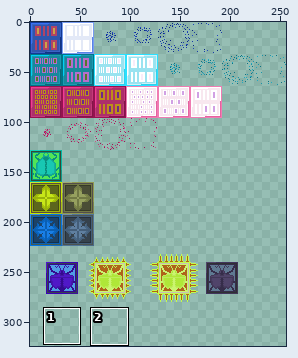
Edited in one commit: sprite sheet (Sprites/Enemies/barriers_sheet.png). Above, an overview of the earlier version with the close-up marked.
Close-up. Before the commit:
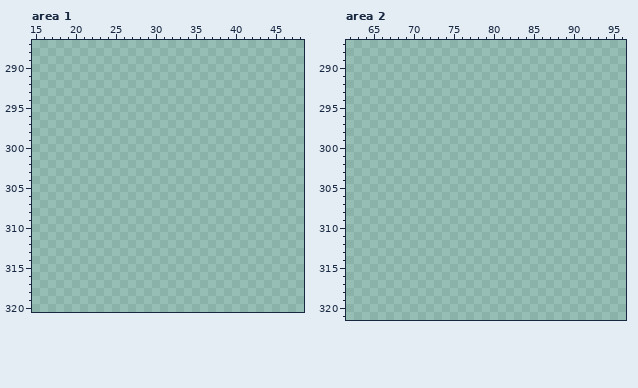
The file is 256x428 pixels. Colours within 5 levels of each other are drawn and written as one. Shown: area 1: x 15..48, y 287..320; area 2: x 62..96, y 287..321. The wide view leaves out empty margins. The commit also changed other parts of the picture, which this record leaves out.
After the commit:
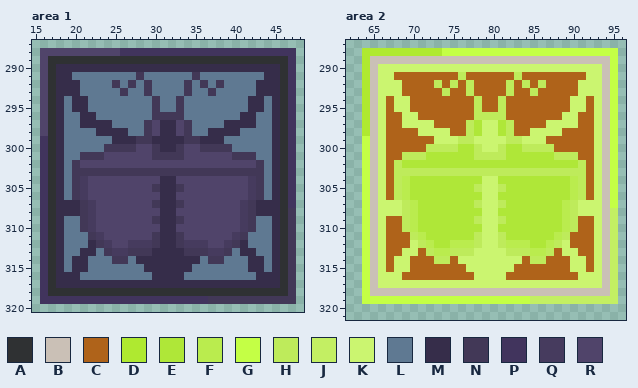
Palette (. is transparent): A #2f3133  B #cac0b6  C #af631a  D #afe930  E #afe738  F #baec4e  G #c4ff45  H #beeb5b  J #c3ef63  K #cbf570  L #5f7992  M #362d4a  N #423857  P #41345d  Q #463b5e  R #50446a
Changes in this commit:
Changed rows in their new state; - is an unchanged pixel.
Area 1:
first column x 16:
288 RRRRRRRRRRPPPPPPPPPPPPPPPPPPPPPP
289 RAAAAAAAAAAAAAAAAAAAAAAAAAAAAAAP
290 RAMMMMMMMMMMMMMMMMMMMMMMMMMMMMAP
291 RAMMLLLLLLLLNLLLLLLNLLLLLLLLMMAP
292 RAMMMLLLLNLNLNLLLLNLNLNLLLLMMMAP
293 RAMMMLLLLLNLLNLLLLNLLNLLLLLMMMAP
294 RAMLMMLLLLLLLLNLLNLLLLLLLLMMLMAP
295 RAMLMMLLLLLLLLNLLNLLLLLLLLMMLMAP
296 RAMLLMMLLLLLLLNNNNLLLLLLLMMLLMAP
297 RAMLLMMMMLLLLNRMMRNLLLLMMMMLLMAP
298 RAMLLLLMMMMLLNRMMRNLLMMMMLLLLMAP
299 PAMLLLLLLMMMNNMMMMNNMMMLLLLLLMAP
300 PAMLLLLLNNNNRRNMMNRRNNNNLLLLLMAP
301 PAMLLNNNRRRRRRNNNNRRRRRRNNNLLMAP
302 PAMLNRRRRRRRRRRRRRRRRRRRRRRNLMAP
303 PAMLNNNNNNNNNNNNNNNNNNNNNNNNLMAP
304 PAMLNQRRRRRRRRRMMRRRRRRRRRQNLMAP
305 PAMLNQRRRRRRRRNMMNRRRRRRRRQNLMAP
306 PAMLNQRRRRRRRRRMMRRRRRRRRRQNLMAP
307 PAMMMNQRRRRRRRNMMNRRRRRRRQNMMMAP
308 PAMMMNQRRRRRRRRMMRRRRRRRRQNMMMAN
309 PAMLLNQRRRRRRRNMMNRRRRRRRQNLLMAN
310 PAMLLNQRRRRRRRRMMRRRRRRRRQNLLMAN
311 PAMLLLNQRRRRRRNMMNRRRRRRQNLLLMAN
312 PAMLLLMNQRRQQQNMMNQQQRRQNMLLLMAN
313 PAMLLMMLNQQNNNMMMMNNNQQNLMMLLMAN
314 PAMLMMLLLNNLMMMMMMMMLNNLLLMMLMAN
315 PAMLMMLLLLLLLMMMMMMLLLLLLLMMLMAN
316 PAMMMLLLLLLLLLMMMMLLLLLLLLLMMMAN
317 PAMMMMMMMMMMMMMMMMMMMMMMMMMMMMAN
318 PAAAAAAAAAAAAAAAAAAAAAAAAAAAAAAN
319 PPPPPPPPPPPPPPPPPPPPPNNNNNNNNNNN
Area 2:
first column x 64:
288 DDDDDDDDDDGGGGGGGGGGGGGGGGGGGGGG
289 DBBBBBBBBBBBBBBBBBBBBBBBBBBBBBBG
290 DBKKKKKKKKKKKKKKKKKKKKKKKKKKKKBG
291 DBKKCCCCCCCCHCCCCCCHCCCCCCCCKKBG
292 DBKKKCCCCHCHCHCCCCHCHCHCCCCKKKBG
293 DBKKKCCCCCHCCHCCCCHCCHCCCCCKKKBG
294 DBKCKKCCCCCCCCHCCHCCCCCCCCKKCKBG
295 DBKCKKCCCCCCCCHCCHCCCCCCCCKKCKBG
296 DBKCCKKCCCCCCCHHHHCCCCCCCKKCCKBG
297 DBKCCKKKKCCCCHEKKEHCCCCKKKKCCKBG
298 DBKCCCCKKKKCCHEKKEHCCKKKKCCCCKBG
299 GBKCCCCCCKKKHHKKKKHHKKKCCCCCCKBG
300 GBKCCCCCHHHHEEHKKHEEHHHHCCCCCKBG
301 GBKCCHHHEEEEEEHHHHEEEEEEHHHCCKBG
302 GBKCHEEEEEEEEEEEEEEEEEEEEEEHCKBG
303 GBKCHHHHHHHHHHHHHHHHHHHHHHHHCKBG
304 GBKCHFEEEEEEEEEKKEEEEEEEEEFHCKBG
305 GBKCHFEEEEEEEEHKKHEEEEEEEEFHCKBG
306 GBKCHFEEEEEEEEEKKEEEEEEEEEFHCKBG
307 GBKKKHFEEEEEEEHKKHEEEEEEEFHKKKBG
308 GBKKKHFEEEEEEEEKKEEEEEEEEFHKKKBJ
309 GBKCCHFEEEEEEEHKKHEEEEEEEFHCCKBJ
310 GBKCCHFEEEEEEEEKKEEEEEEEEFHCCKBJ
311 GBKCCCHFEEEEEEHKKHEEEEEEFHCCCKBJ
312 GBKCCCKHFEEFFFHKKHFFFEEFHKCCCKBJ
313 GBKCCKKCHFFHHHKKKKHHHFFHCKKCCKBJ
314 GBKCKKCCCHHCKKKKKKKKCHHCCCKKCKBJ
315 GBKCKKCCCCCCCKKKKKKCCCCCCCKKCKBJ
316 GBKKKCCCCCCCCCKKKKCCCCCCCCCKKKBJ
317 GBKKKKKKKKKKKKKKKKKKKKKKKKKKKKBJ
318 GBBBBBBBBBBBBBBBBBBBBBBBBBBBBBBJ
319 GGGGGGGGGGGGGGGGGGGGGJJJJJJJJJJJ
Pixel boxes of the changes (left, top, right, bottom) in both close-ups:
added: (40, 48, 296, 304)
added: (362, 48, 618, 304)
